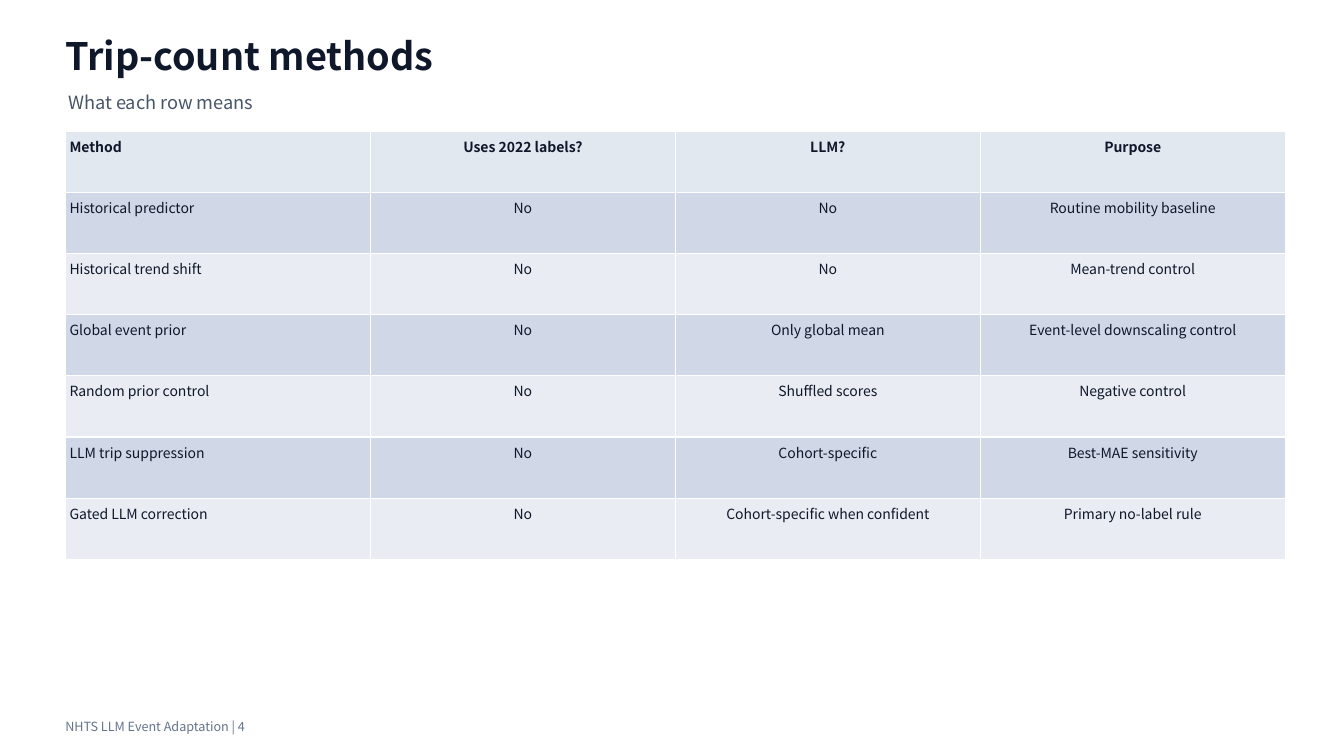
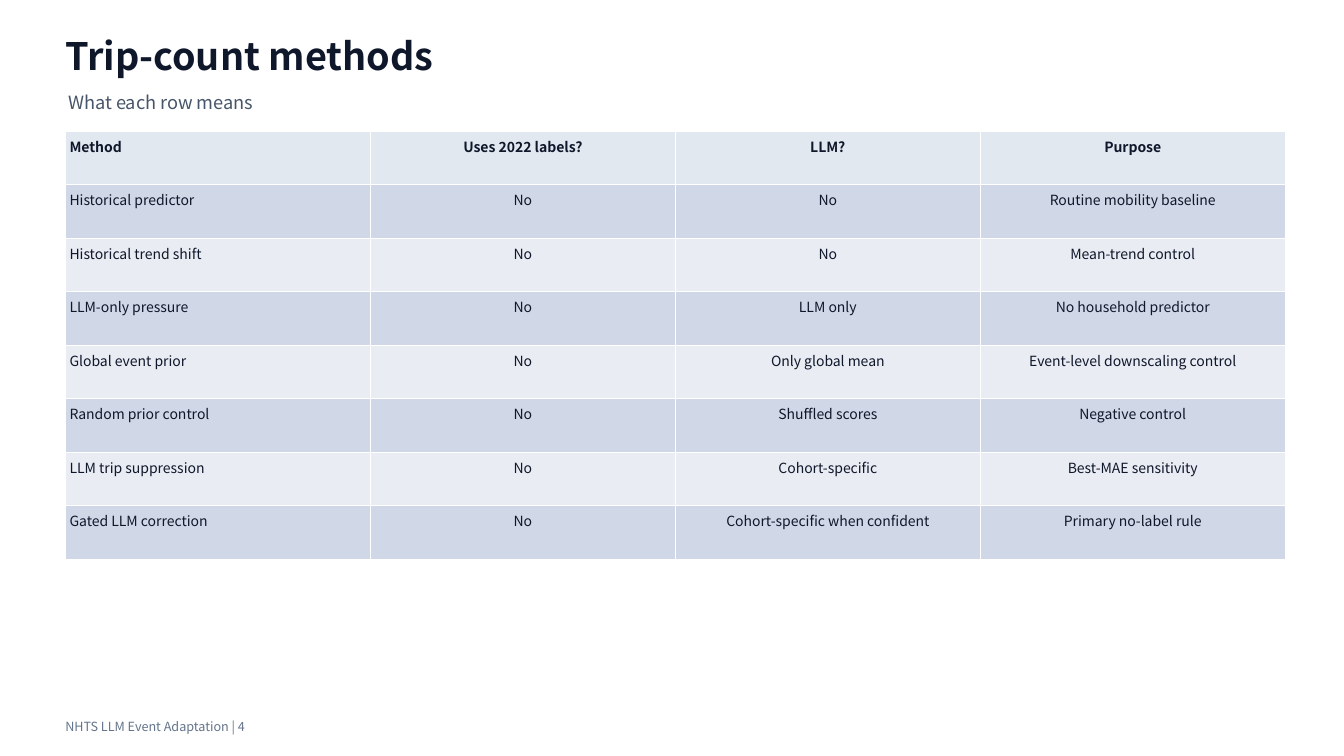
Before and after one commit to Lrving-code/NHTS-Travel-Prediction, a slide deck: slide 4 of outputs/final_project/NHTS_LLM_Event_Adaptation_Optimized_Presentation.pptx. Drawn at 1344x756 pixels with LibreOffice and Linux fonts; fonts in the diff are those of the drawing. Boxes give left, top, right and bottom in pixels: in the first picture for what was removed or moved away, otherwise in the second. Text is boxed around its words. In the diff, an @@ line names an element or a change of style, - is before the commit and + after.

```diff
--- a/outputs/final_project/NHTS_LLM_Event_Adaptation_Optimized_Presentation.pptx
+++ b/outputs/final_project/NHTS_LLM_Event_Adaptation_Optimized_Presentation.pptx
@@ table at box(66, 131, 1284, 560) @@
+row 4: LLM-only pressure | No | LLM only | No household predictor
```
Also in this commit, not shown: 7 other slides changed, 20 other files.
